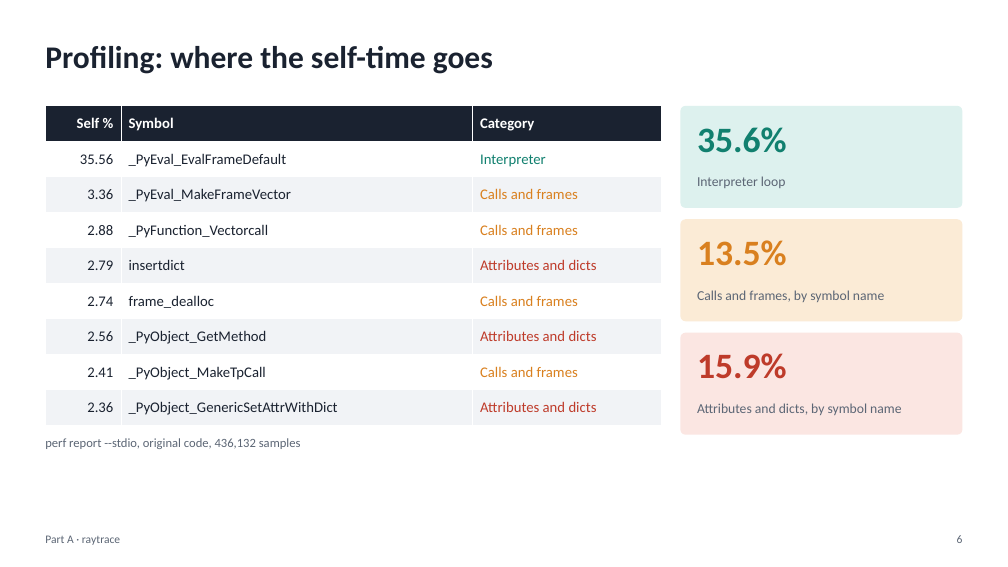
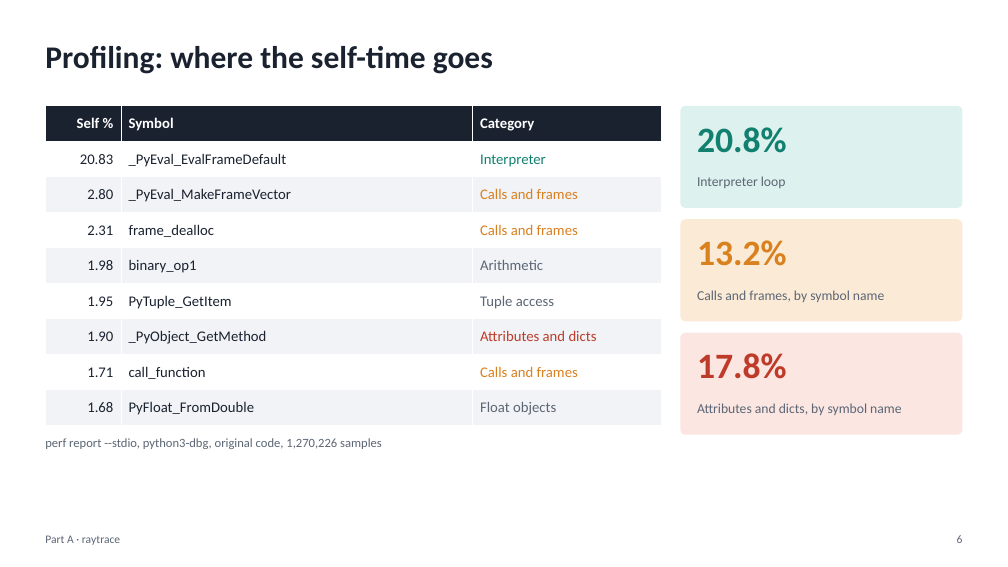
Before and after one commit to muhameedm/hw-sw-codesign-project, a slide deck: slide 6 of presentation/presentation.pptx. Drawn at 1008x567 pixels with LibreOffice and Linux fonts; fonts in the diff are those of the drawing. Boxes give left, top, right and bottom in pixels: in the first picture for what was removed or moved away, otherwise in the second. Text is boxed around its words. In the diff, an @@ line names an element or a change of style, - is before the commit and + after.

Commit message:
Update the presentation with the final measurements
Use the python3-dbg profiles and the host measurement of f.

```diff
--- a/presentation/presentation.pptx
+++ b/presentation/presentation.pptx
@@ table at [45, 106, 662, 426] @@
-row 2, column 1: 35.56
+row 2, column 1: 20.83
-row 3, column 1: 3.36
+row 3, column 1: 2.80
-row 4, column 1: 2.88
+row 4, column 1: 2.31
-row 4, column 2: _PyFunction_Vectorcall
+row 4, column 2: frame_dealloc
-row 5: 2.79 | insertdict | Attributes and dicts
+row 5: 1.98 | binary_op1 | Arithmetic
-row 6: 2.74 | frame_dealloc | Calls and frames
+row 6: 1.95 | PyTuple_GetItem | Tuple access
-row 7, column 1: 2.56
+row 7, column 1: 1.90
-row 8, column 1: 2.41
+row 8, column 1: 1.71
-row 8, column 2: _PyObject_MakeTpCall
+row 8, column 2: call_function
-row 9: 2.36 | _PyObject_GenericSetAttrWithDict | Attributes and dicts
+row 9: 1.68 | PyFloat_FromDouble | Float objects
@@ text at [697, 127, 787, 153]: text changed @@
-35.6%
+20.8%
@@ text at [697, 240, 787, 266]: text changed @@
-13.5%
+13.2%
@@ text at [697, 353, 787, 379]: text changed @@
-15.9%
+17.8%
@@ text at [45, 438, 382, 449]: text changed @@
-perf report --stdio, original code, 436,132 samples
+perf report --stdio, python3-dbg, original code, 1,270,226 samples
```
Also in this commit, not shown: 10 other slides changed, 5 other files.
